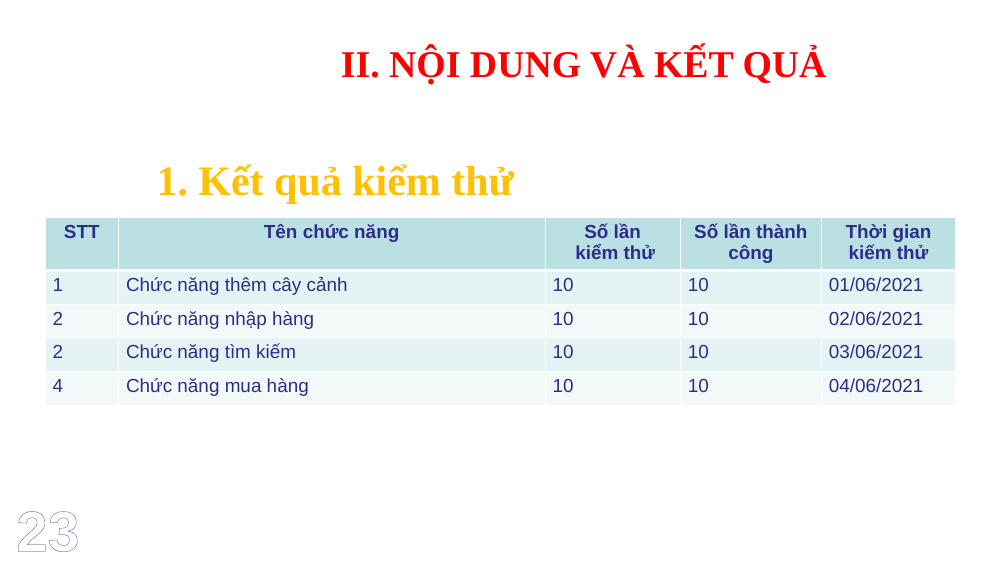
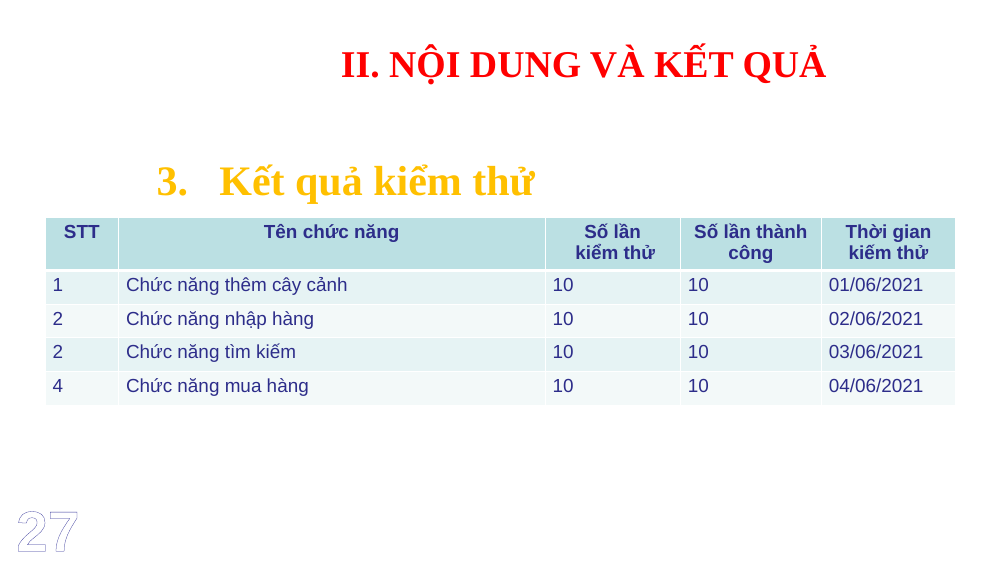
Before and after one commit to cuongtq185/LuanVanTotNghiep, a slide deck: slide 28 of Trần Quốc Cường - slide báo cáo luận văn.pptx (slide 24 before the commit). Drawn at 1008x567 pixels with LibreOffice and Linux fonts; fonts in the diff are those of the drawing; background and template pictures are left out. Boxes give left, top, right and bottom in pixels: in the first picture for what was removed or moved away, otherwise in the second. Text is boxed around its words. In the diff, an @@ line names an element or a change of style, - is before the commit and + after.

```diff
--- a/Trần Quốc Cường - slide báo cáo luận văn.pptx
+++ b/Trần Quốc Cường - slide báo cáo luận văn.pptx
@@ text at bbox=[157, 164, 535, 203]: text changed @@
-1. Kết quả kiểm thử
+3. Kết quả kiểm thử
@@ text at bbox=[16, 511, 79, 552]: text changed @@
-23
+27
```
Also in this commit, not shown: 26 other slides changed, 6 slides added, 2 slides removed, 3 other files.
